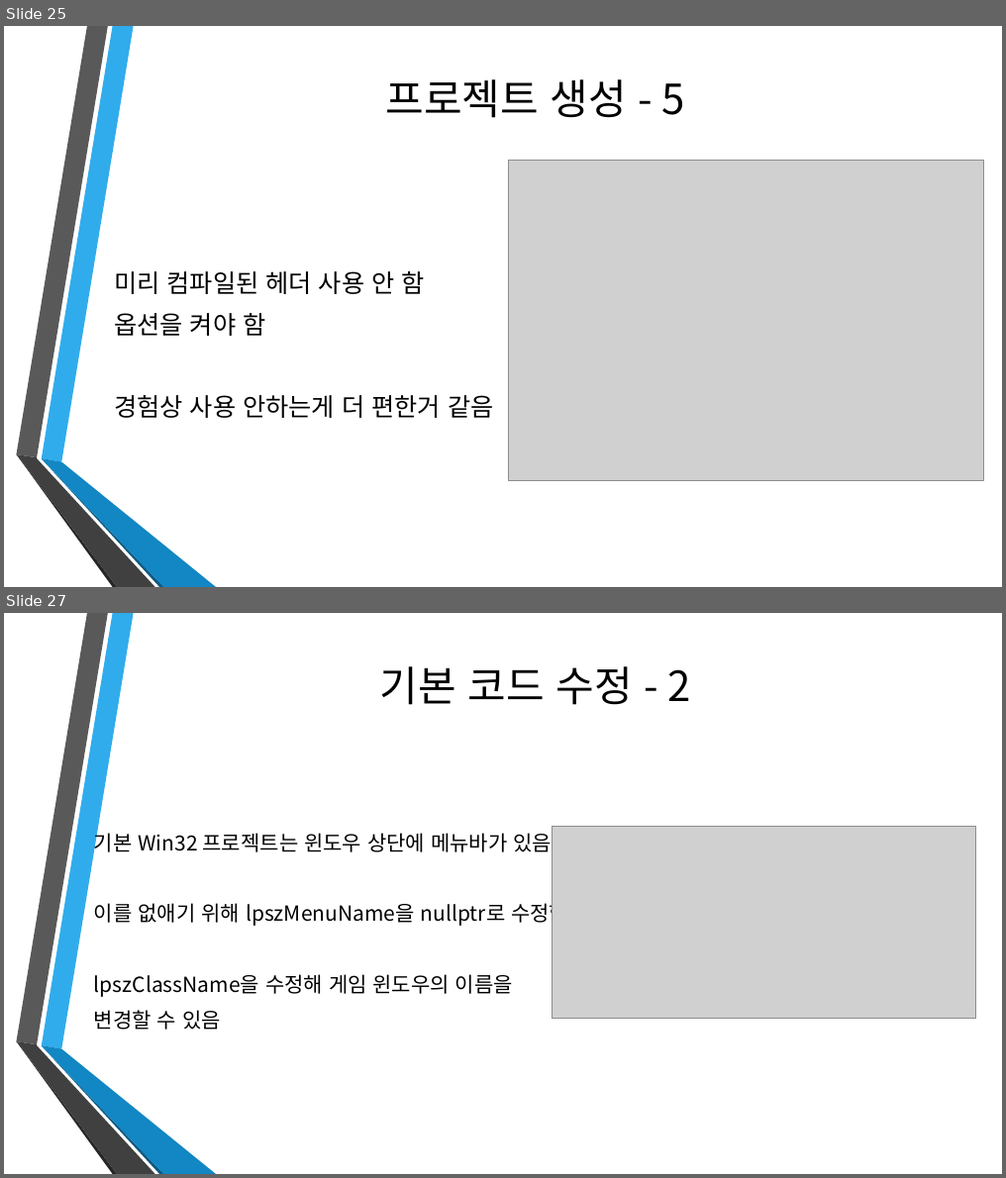
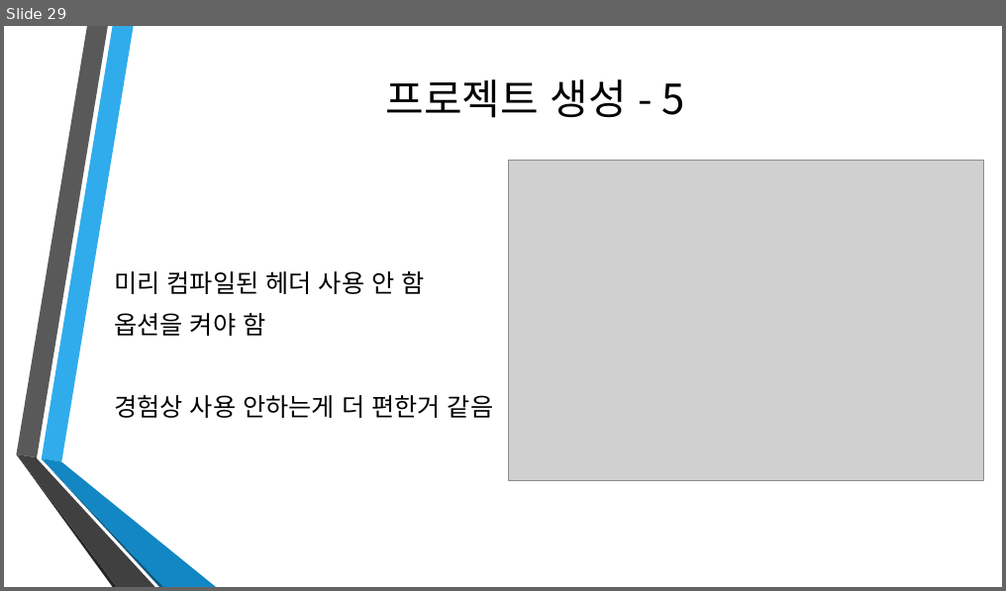
Before and after one commit to dat0613/AnioneHighSchoolPPT, a slide deck: 애니원 고등학교 강의 자료1.pptx. Shown one above the other, each under a label of ours: slides 25 and 27 before the commit, slide 29 after it; the slides between them are not shown. The pictures are 1006x1178 and 1006x591 pixels, drawn with LibreOffice and Linux fonts; fonts in the diff are those of the drawing; grey boxes stand for pictures; background and template pictures are left out. Boxes give left, top, right and bottom in pixels: in the first picture for what was removed or moved away, otherwise in the second. Text is boxed around its words. In the diff, an @@ line names an element or a change of style, - is before the commit and + after.

```diff
--- a/애니원 고등학교 강의 자료1.pptx
+++ b/애니원 고등학교 강의 자료1.pptx
@@ slide 27 removed at (x1=4, y1=613, x2=1002, y2=1174), background picture (left out); not listed: 6 template elements that a slide beside it also shows @@
@@ title removed at (x1=380, y1=666, x2=691, y2=705) @@
-기본 코드 수정 - 2
@@ text removed at (x1=94, y1=830, x2=568, y2=1030) @@
-기본 Win32 프로젝트는 윈도우 상단에 메뉴바가 있음
-이를 없애기 위해 lpszMenuName을 nullptr로 수정함
-lpszClassName을 수정해 게임 윈도우의 이름을
-변경할 수 있음
@@ picture removed at (x1=552, y1=827, x2=976, y2=1019) @@
@@ what was slide 25 is now slide 29 @@
```
Also in this commit, not shown: 3 slides changed, 4 slides added, 4 other slides removed, 1 other file.
